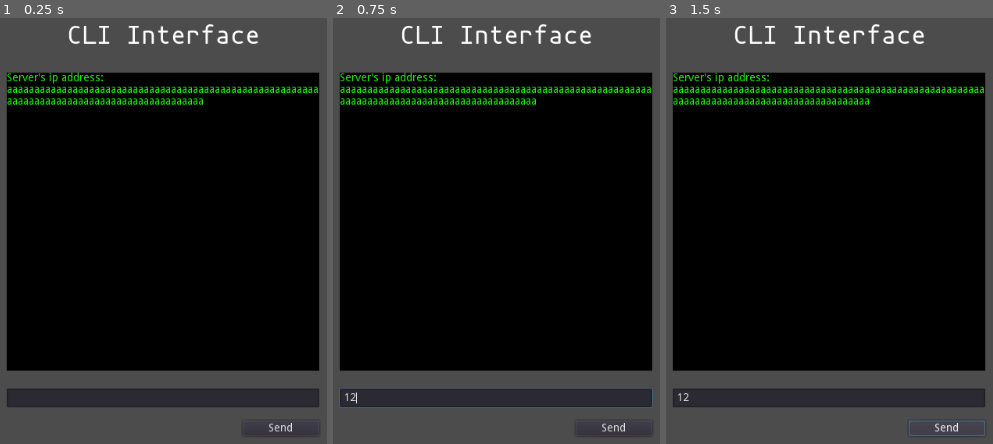
Above: before the commit, frames 1-3 (left to right).
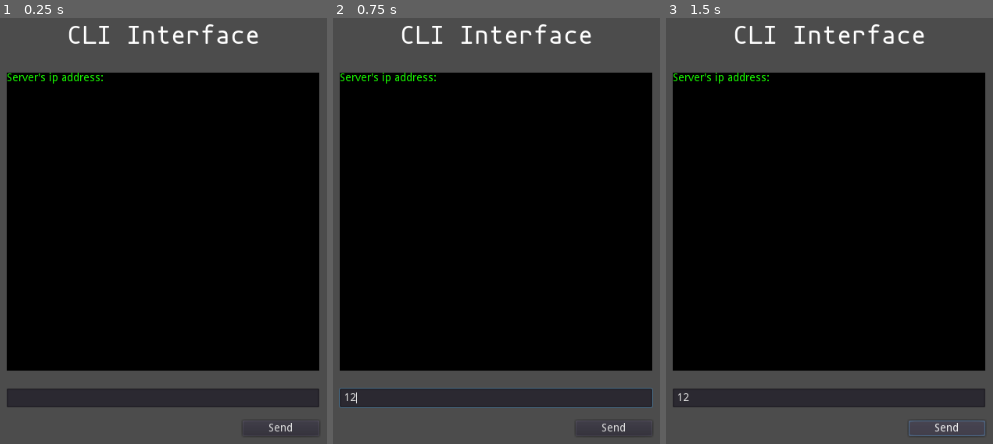
Above: after the commit, the same moments.

Repository: tanguymartinez/Ludum-Dare-43
Game: Godot game, scene res://Scenes/CLI.tscn
The game is run twice, just before and just after one commit, with the same random seed, the same clock (stepped at 60 frames per second) and the same inputs. The project has no main scene, so this scene is started directly.
Inputs (mouse positions are in pixels of both pictures, inside the frame that each line leads up to):
- Up to frame 1 (0.25 s): no input
- Up to frame 2 (0.75 s): click (496, 397) at 0.52 s; type "12" at 0.6 s
- Up to frame 3 (1.5 s): click "Send" at 1.25 s

The runs differ from the first frame. In frame 1, 1.8% of the frame differs, in the area x 2-98%, y 15-21%; in frame 2, 1.8%; in frame 3, 1.8%.

Commit message:
Add server signals

Diff:
--- a/Game/Scripts/CLI.gd
+++ b/Game/Scripts/CLI.gd
@@ -7,6 +7,9 @@
 var text = []
 
 func _ready():
+
+	get_tree().connect("network_peer_connected", self, "_player_connected")
+	get_tree().connect("network_peer_disconnected", self, "_player_disconnected")
 	# Called when the node is added to the scene for the first time.
 	# Initialization here
 	var peer = NetworkedMultiplayerENet.new()
@@ -14,33 +17,8 @@
 	get_tree().set_network_peer(peer)
 	print(IP.get_local_addresses())
 	text.append("Server's ip address: ")
-	text.append("aaaaaaaaaaaaaaaaaaaaaaaaaaaaaaaaaaaaaaaaaaaaaaaaaaaaaaaaaaaaaaaaaaaaaaaaaaaaaaaaaaaaaaaaaaaaa")
 	for address in IP.get_local_addresses():
 		if(not ":" in address):
-			text.append(address)
-			text.append(address)
-			text.append(address)
-			text.append(address)
-			text.append(address)
-			text.append(address)
-			text.append(address)
-			text.append(address)
-			text.append(address)
-			text.append(address)
-			text.append(address)
-			text.append(address)
-			text.append(address)
-			text.append(address)
-			text.append(address)
-			text.append(address)
-			text.append(address)
-			text.append(address)
-			text.append(address)
-			text.append(address)
-			text.append(address)
-			text.append(address)
-			text.append(address)
-			text.append(address)
 			text.append(address)
 	refresh()
 
